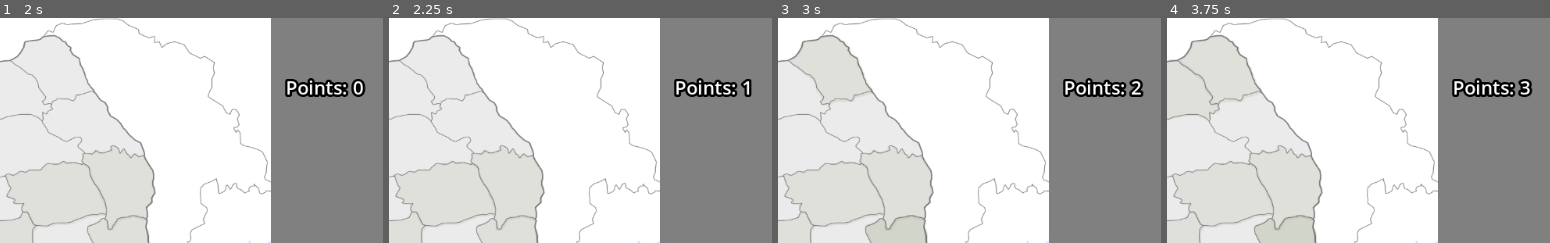
Above: before the commit, frames 1-4 (left to right).
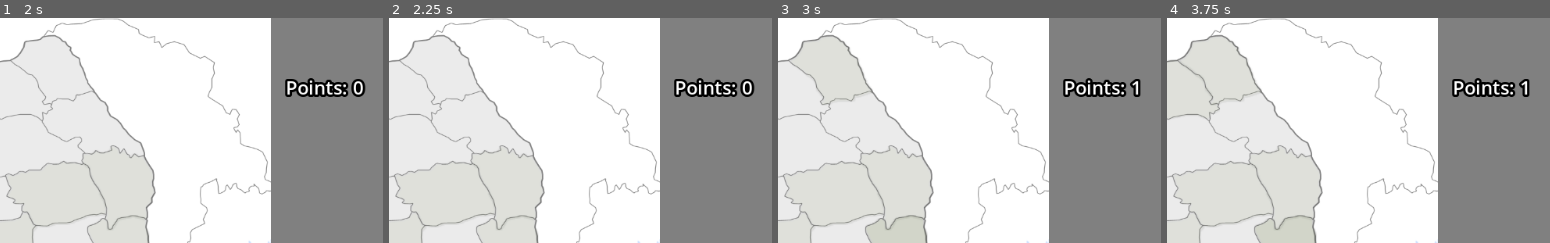
Above: after the commit, the same moments.

Repository: Yuichiro021/TechnoByte
Game: Godot game, scene res://main_menu/main_menu.tscn
The game is run twice, just before and just after one commit, with the same random seed, the same clock (stepped at 60 frames per second) and the same inputs.
Inputs (mouse positions are % of the whole screen's width and height, from its top left):
- Up to frame 1 (2 s): click "Start" at 0.5 s; move the mouse to (75, 45) at 1.27 s; click (75, 45) at 1.42 s
- Up to frame 2 (2.25 s): move the mouse to (31, 55) at 2.02 s; click (31, 55) at 2.17 s
- Up to frame 3 (3 s): click "Creare Sediu" at 2.75 s
- Up to frame 4 (3.75 s): click "Creare Sediu" at 3.5 s
The pictures show only the part of the screen within x 50-100%, y 0-50%; the shares and areas given below are measured in that part.

Frame 1 is identical in both runs. In frame 2, 0.2% of the frame differs, in the area x 91-96%, y 27-36%; in frame 3, 0.2%; in frame 4, 0.2%.

Commit message:
update points

Diff:
--- a/Scripts/Judete.gd
+++ b/Scripts/Judete.gd
@@ -23,8 +23,8 @@
 	sprite.self_modulate = Color(118.0/255.0, 137.0/255.0, 72.0/255.0, float(sprite.get_meta("Pollution"))/10.0)
 
 func lower_pollution(sprite):
+	points += sprite.get_meta("Pollution")
 	sprite.set_meta("Pollution",0)
-	points += 1
 	var label := $"../../side_menu/MarginContainer/VBoxContainer/Label/Label2" as Label
 	label.text = str(points)
 	sprite.self_modulate = Color(118.0/255.0, 137.0/255.0, 72.0/255.0, float(sprite.get_meta("Pollution"))/10.0)
